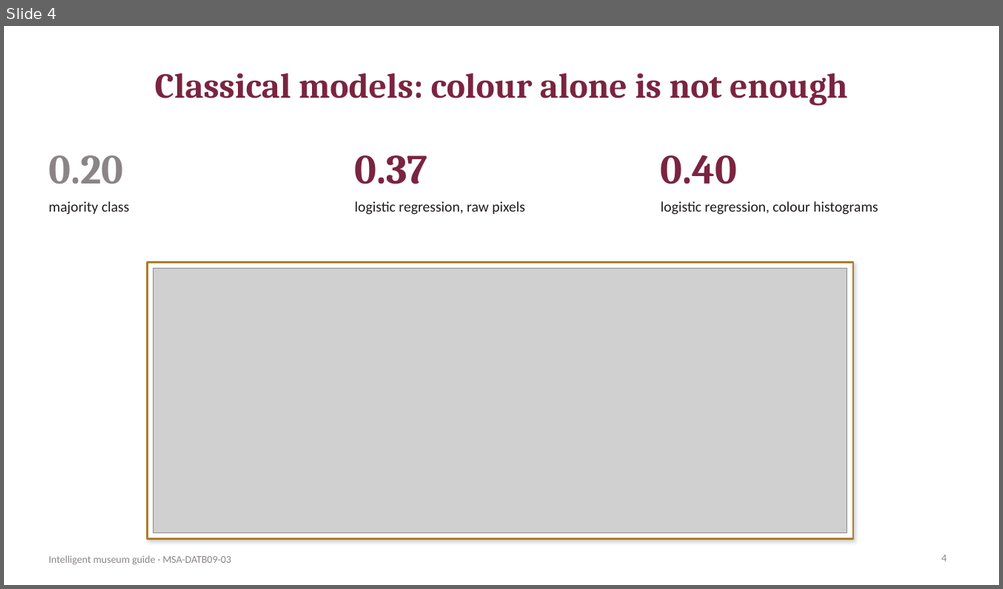
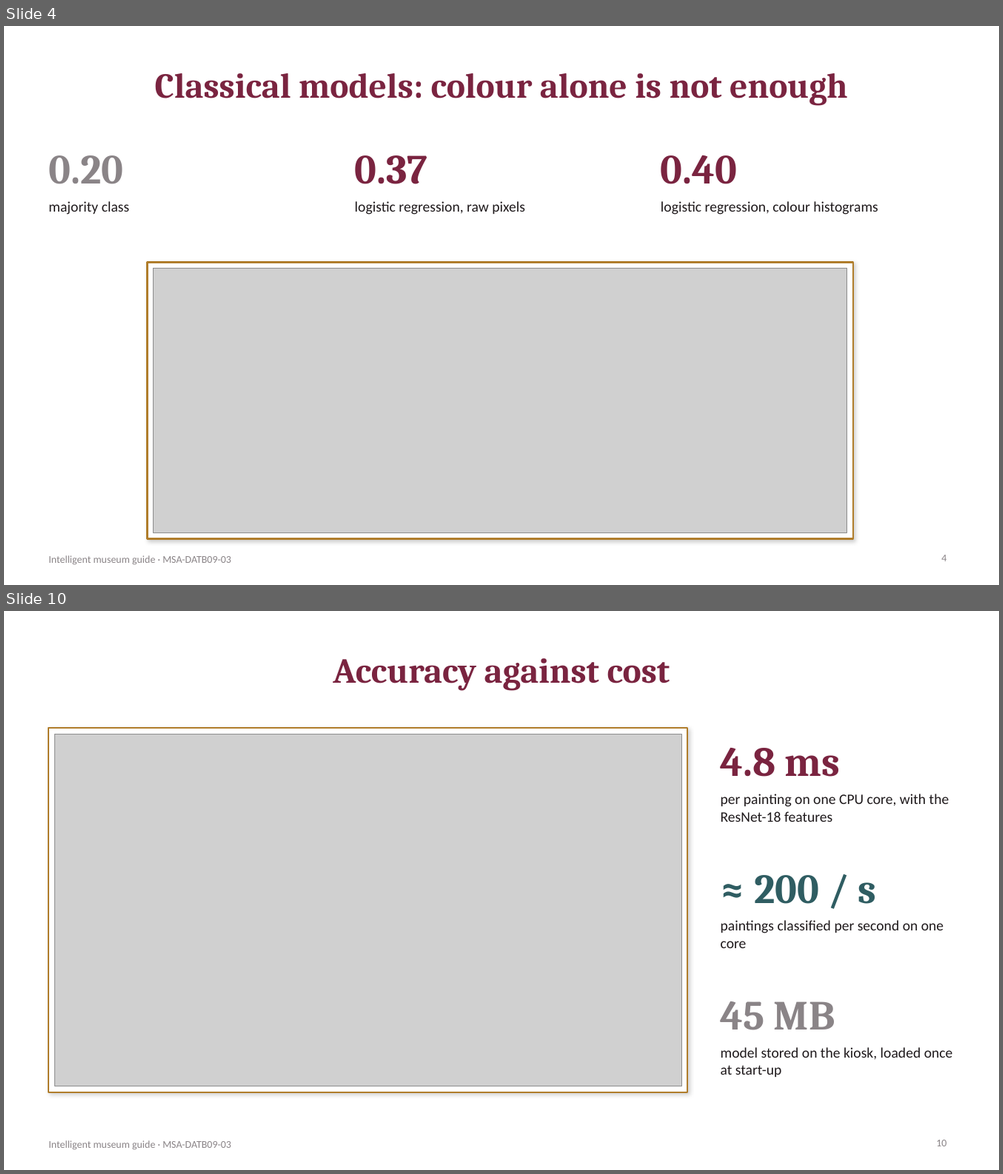
Before and after one commit to ugozchi/nn-deep-learning-foundations, a slide deck: Final Project/presentation/museum_guide.pptx. Shown one above the other, each under a label of ours: slide 4 before the commit, slides 4 and 10 after it; the slides between them are not shown. The pictures are 1003x589 and 1003x1174 pixels, drawn with LibreOffice and Linux fonts; fonts in the diff are those of the drawing; grey boxes stand for pictures. Boxes give left, top, right and bottom in pixels: in the first picture for what was removed or moved away, otherwise in the second. Text is boxed around its words. In the diff, an @@ line names an element or a change of style, - is before the commit and + after.

Commit message:
docs(recommendation): recommend frozen ResNet features with a logistic regression for the kiosks (#29)
* docs(recommendation): compare accuracy, CPU cost and maintenance and recommend frozen ResNet features

* docs(presentation): show the CPU benchmark and the recommendation and update the numbers

* docs: record how much the networks move from one machine to another

```diff
--- a/Final Project/presentation/museum_guide.pptx
+++ b/Final Project/presentation/museum_guide.pptx
@@ slide 10 added at [4,611,999,1170], background #FFFFFF; not listed: 1 template element that a slide beside it also shows @@
@@ title added at [333,658,670,690], 34 pt, text #7A2440, bold @@
+Accuracy against cost
@@ rectangle added at [48,728,688,1092], fill #FFFFFF, outline #B07D2B 1.5 pt @@
@@ picture added at [55,734,681,1086] @@
@@ text added at [720,748,840,777], 40 pt, text #7A2440, bold @@
+4.8 ms
@@ text added at [720,794,949,822], 14 pt, text #1F1A1C @@
+per painting on one CPU core, with the ResNet-18 features
@@ text added at [754,875,876,904], 40 pt, text #2F5D62, bold @@
+≈ 200 / s
@@ text added at [720,920,943,948], 14 pt, text #1F1A1C @@
+paintings classified per second on one core
@@ text added at [720,1002,835,1031], 40 pt, text #8A8487, bold @@
+45 MB
@@ text added at [720,1048,953,1077], 14 pt, text #1F1A1C @@
+model stored on the kiosk, loaded once at start-up
@@ page number added at [936,1140,946,1147], 10 pt, text #8A8487 @@
+10
```
Also in this commit, not shown: 5 slides changed, 1 slide removed, 4 other files.
